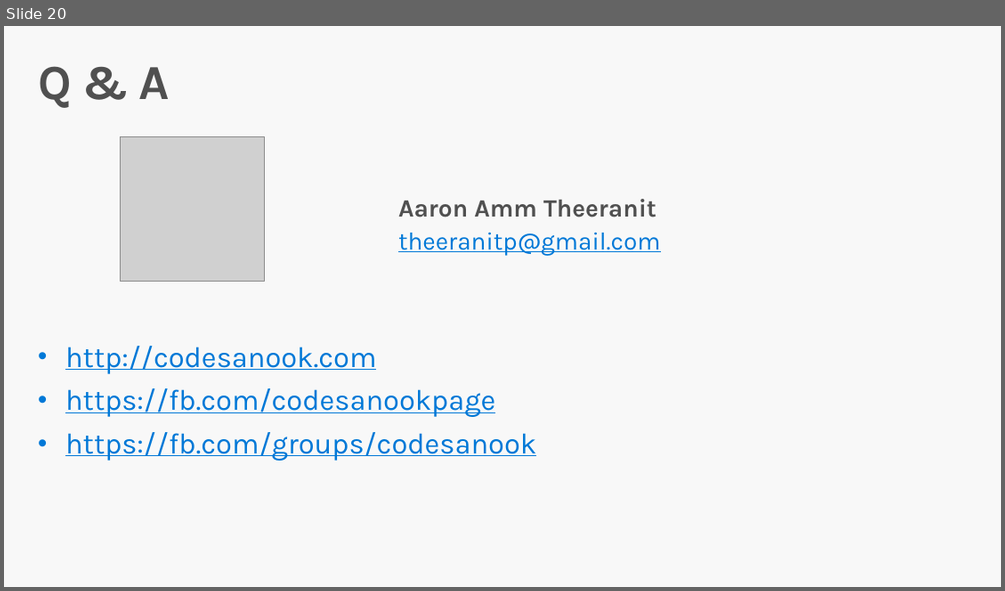
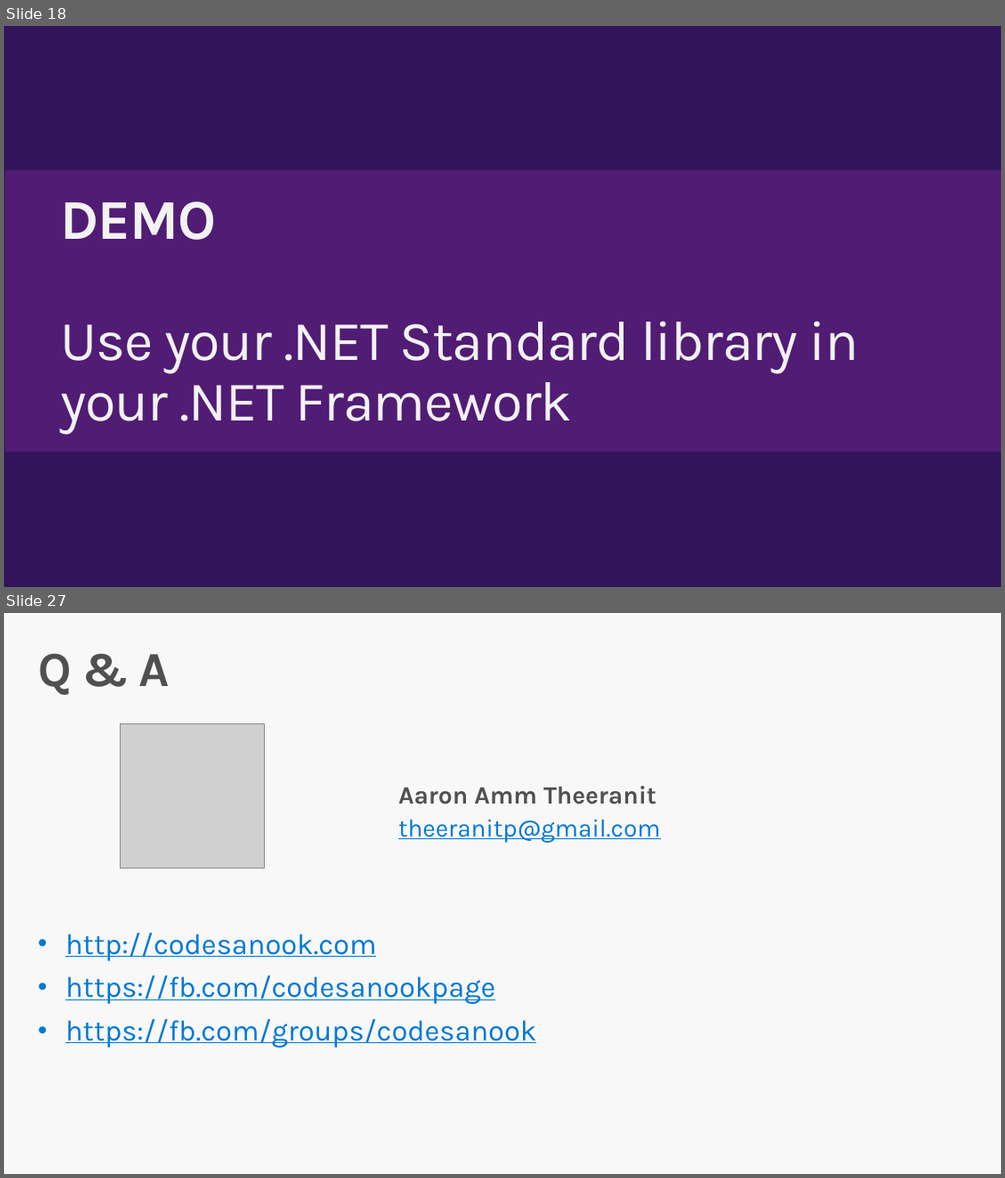
Before and after one commit to DotNetConfTh/dotnetconfth.github.io, a slide deck: dotnetconf/Technical/Decks/Aaron_NetStandard/Build Great Libraries using .NET Standard-Aaron.pptx. Shown one above the other, each under a label of ours: slide 20 before the commit, slides 18 and 27 after it; the slides between them are not shown. The pictures are 1005x591 and 1005x1178 pixels, drawn with LibreOffice and Linux fonts; fonts in the diff are those of the drawing; grey boxes stand for pictures; background and template pictures are left out. Boxes give left, top, right and bottom in pixels: in the first picture for what was removed or moved away, otherwise in the second. Text is boxed around its words. In the diff, an @@ line names an element or a change of style, - is before the commit and + after.

```diff
--- a/dotnetconf/Technical/Decks/Aaron_NetStandard/Build Great Libraries using .NET Standard-Aaron.pptx
+++ b/dotnetconf/Technical/Decks/Aaron_NetStandard/Build Great Libraries using .NET Standard-Aaron.pptx
@@ slide 18 added at (4, 26, 1001, 587), background picture (left out) @@
@@ rectangle added at (5, 169, 1001, 451), fill #511C74 @@
@@ title added at (60, 201, 858, 435), 54 pt, text #F2F2F2 @@
+DEMO
+Use your .NET Standard library in
+your .NET Framework
@@ what was slide 20 is now slide 27 @@
```
Also in this commit, not shown: 8 slides changed, 13 other slides added, 12 slides removed.
